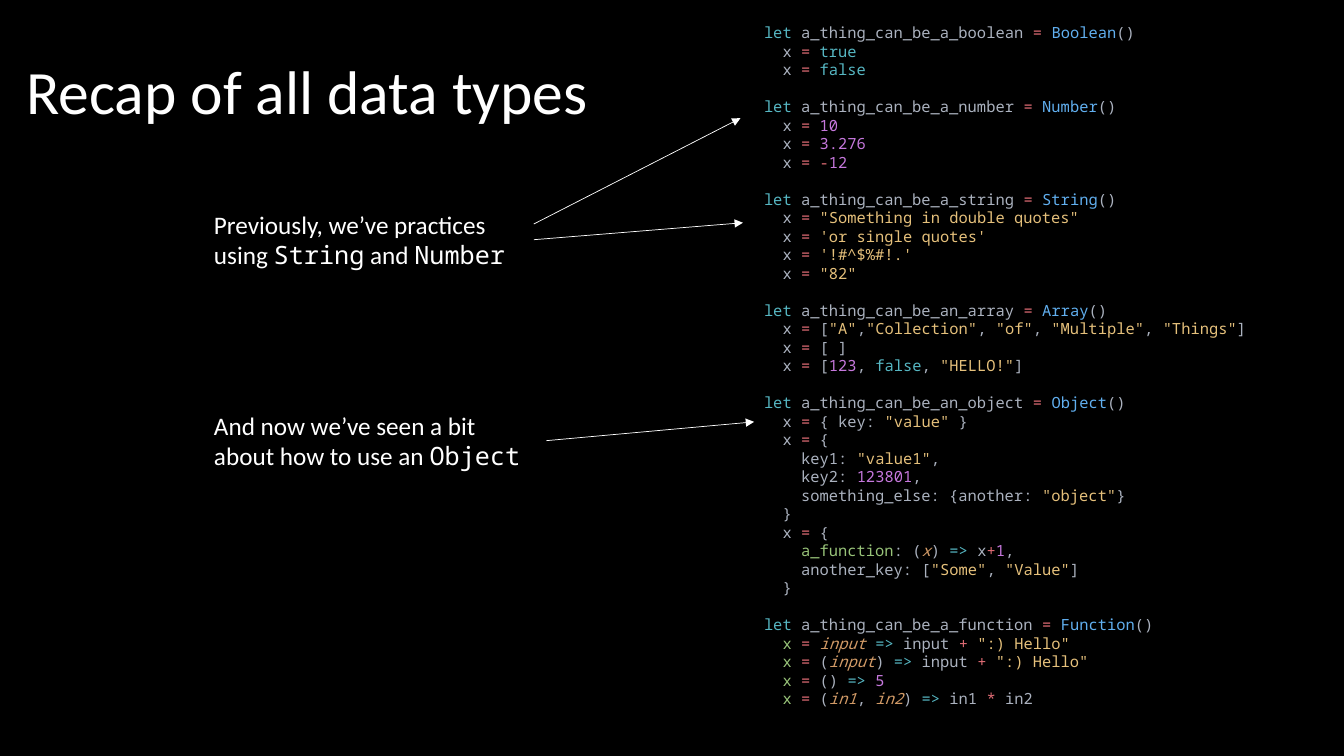
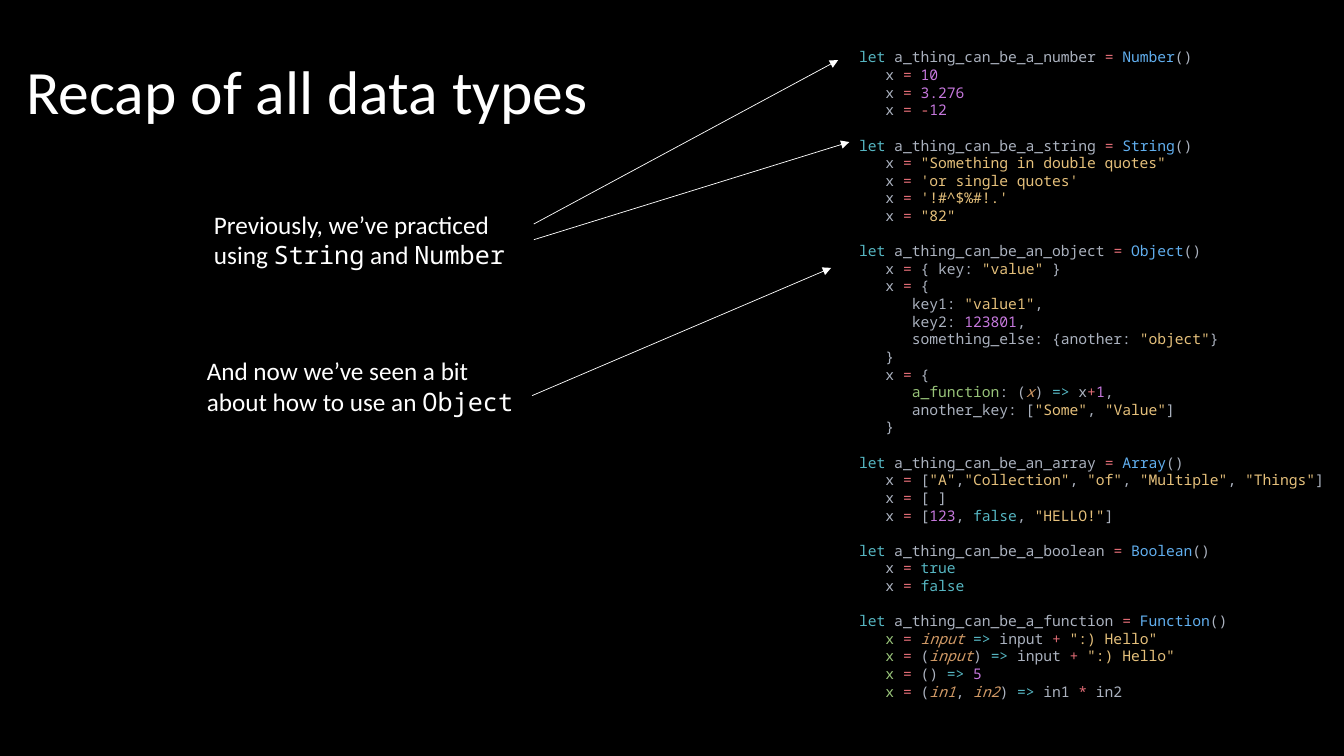
Before and after one commit to AesaKamar/teachkidstocode, a slide deck: slide 4 of 002_objects/002.pptx. Drawn at 1344x756 pixels with LibreOffice and Linux fonts; fonts in the diff are those of the drawing. Boxes give left, top, right and bottom in pixels: in the first picture for what was removed or moved away, otherwise in the second. Text is boxed around its words. In the diff, an @@ line names an element or a change of style, - is before the commit and + after.

```diff
--- a/002_objects/002.pptx
+++ b/002_objects/002.pptx
@@ text at <box>764,26,1135,75</box>: paragraphs removed @@
-let a_thing_can_be_a_boolean = Boolean()
-x = true
-x = false
@@ text "let a_thing_can_be_a_number = Number()": place and size @@
-text "let a_thing_can_be_a_number = Number()" at <box>764,26,1246,704</box>
+text "let a_thing_can_be_a_number = Number()" at <box>859,51,1324,697</box>
@@ text at <box>859,51,1228,697</box>: size 11 to 10.5 pt in "let a_thing_can_be_a_number = Number()", "x = 10", "x = 3.276", "x = -12" and 21 more places @@
@@ arrow moved from (534, 224) - (741, 118) to (534, 224) - (838, 60) @@
@@ arrow moved from (534, 240) - (743, 223) to (534, 240) - (850, 142) @@
@@ text at <box>214,216,505,270</box>: text changed @@
-Previously, we’ve practices using String and Number
+Previously, we’ve practiced using String and Number
@@ arrow moved from (546, 441) - (754, 422) to (532, 396) - (832, 268) @@
@@ text at <box>764,304,1246,374</box>: paragraphs removed @@
-let a_thing_can_be_an_array = Array()
-x = ["A","Collection", "of", "Multiple", "Things"]
-x = [ ]
-x = [123, false, "HELLO!"]
@@ text "And now we’ve seen a ...": place and size @@
-text "And now we’ve seen a ..." at <box>214,417,521,471</box>
+text "And now we’ve seen a ..." at <box>207,362,513,417</box>
@@ text at <box>859,457,1324,591</box>: paragraphs added @@
+let a_thing_can_be_an_array = Array()
+x = ["A","Collection", "of", "Multiple", "Things"]
+x = [ ]
+x = [123, false, "HELLO!"]
+let a_thing_can_be_a_boolean = Boolean()
+x = true
+x = false
```
Also in this commit, not shown: 9 other files.
